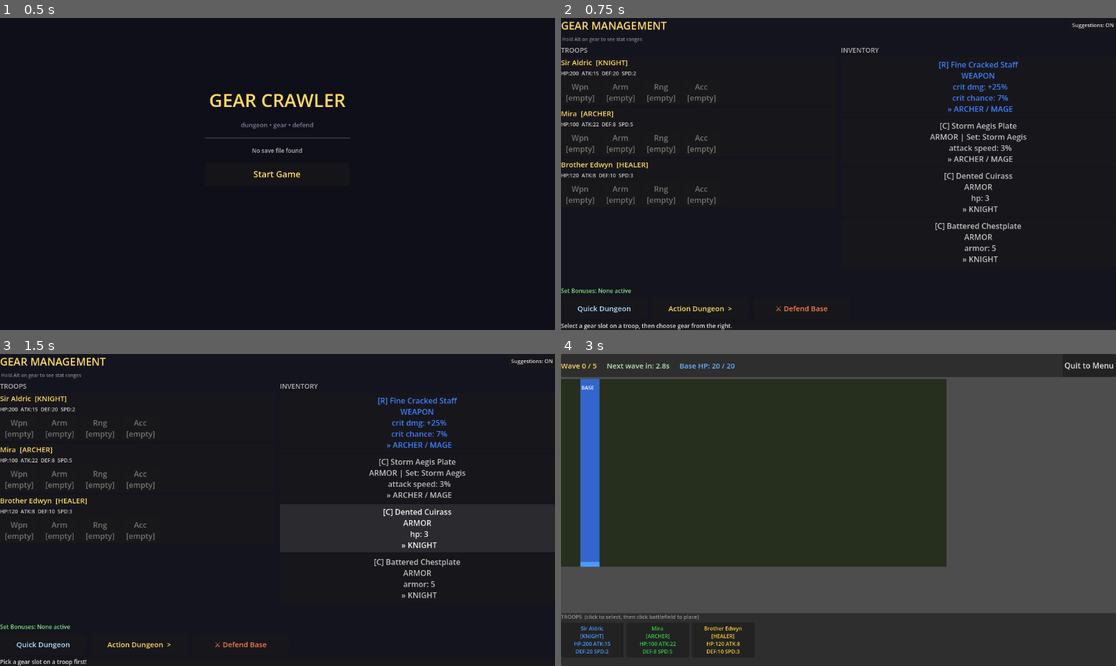
Above: before the commit, frames 1-4 (two rows, left to right).
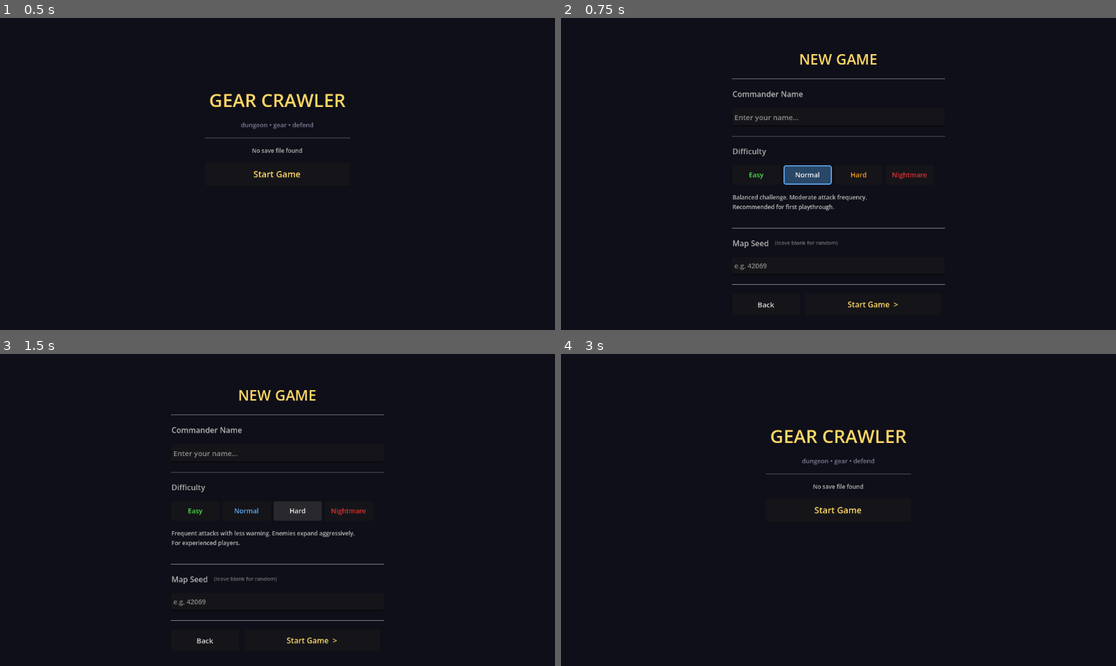
Above: after the commit, the same moments.

Repository: imHuko/fantasy-crawler-autobattler
Game: Godot game, scene res://scenes/main_menu.tscn
Same seed, same stepped clock (60 frames per second), same inputs: the game is played once before the commit and once after it.
Inputs (mouse positions are in pixels of both pictures, inside the frame that each line leads up to):
- Up to frame 1 (0.5 s): no input
- Up to frame 2 (0.75 s): click "Start Game" at 0.5 s
- Up to frame 3 (1.5 s): click (299, 510) at 1.25 s, where only the run after the commit has a clickable "Hard"
- Up to frame 4 (3 s): click (910, 510) at 2 s, where only the run after the commit has a clickable "Nightmare"; click (766, 641) at 2.75 s, where only the run after the commit has a clickable "Back"

Frame 1 is identical in both runs. In frame 2, 7.0% of the frame differs, in the area x 0-100%, y 1-100%; in frame 3, 13%; in frame 4, 96%, in the area x 0-100%, y 0-100%.

Commit message:
new game screen
seed and difficulties

Diff:
--- a/autoloads/player_inventory.gd
+++ b/autoloads/player_inventory.gd
@@ -11,6 +11,17 @@
 
 # Current stage/progression value
 var current_stage: int = 1
+
+# Game setup
+var player_name: String = "Commander"
+var map_seed: int = 0
+var difficulty: String = "Normal"
+var difficulty_settings: Dictionary = {
+	"attack_frequency": 0.6,
+	"warning_turns": 3,
+	"force_size": 1.0,
+	"enemy_expansion": 0.7,
+}
 
 # -------------------------------------------------------
 # Talent hooks for gear quality system
--- a/autoloads/save_manager.gd
+++ b/autoloads/save_manager.gd
@@ -13,6 +13,10 @@
 		"gear_count": PlayerInventory.gear_inventory.size(),
 		"troop_count": PlayerInventory.troop_roster.size(),
 		"talents": PlayerInventory.talents,
+		"player_name": PlayerInventory.player_name,
+		"map_seed": PlayerInventory.map_seed,
+		"difficulty": PlayerInventory.difficulty,
+		"difficulty_settings": PlayerInventory.difficulty_settings,
 		"gear": [],
 		"troops": [],
 	}
@@ -72,6 +76,10 @@
 
 	PlayerInventory.current_stage = data.get("stage", 1)
 	PlayerInventory.unlocked_troop_slots = data.get("unlocked_slots", 3)
+	PlayerInventory.player_name = data.get("player_name", "Commander")
+	PlayerInventory.map_seed = data.get("map_seed", 0)
+	PlayerInventory.difficulty = data.get("difficulty", "Normal")
+	PlayerInventory.difficulty_settings = data.get("difficulty_settings", PlayerInventory.difficulty_settings)
 	if data.has("talents"):
 		for key in data["talents"]:
 			if PlayerInventory.talents.has(key):
--- a/scenes/main_menu.gd
+++ b/scenes/main_menu.gd
@@ -95,8 +95,7 @@
 	get_tree().change_scene_to_file("res://scenes/management_screen.tscn")
 
 func _on_new_game() -> void:
-	SaveManager.new_game()
-	get_tree().change_scene_to_file("res://scenes/management_screen.tscn")
+	get_tree().change_scene_to_file("res://scenes/new_game_screen.tscn")
 
 func _on_delete_save() -> void:
 	if FileAccess.file_exists(SAVE_PATH):
--- /dev/null
+++ b/scenes/new_game_screen.gd
@@ -0,0 +1,215 @@
+extends Control
+
+# -------------------------------------------------------
+# New Game Setup Screen
+# Player name, difficulty, map seed
+# -------------------------------------------------------
+
+const DIFFICULTIES = {
+	"Easy": {
+		"desc": "Relaxed pace. Attacks are rare and telegraphed well in advance.\nGood for learning the game.",
+		"attack_frequency": 0.3,
+		"warning_turns": 4,
+		"force_size": 0.6,
+		"enemy_expansion": 0.4,
+		"color": Color(0.3, 0.9, 0.3),
+	},
+	"Normal": {
+		"desc": "Balanced challenge. Moderate attack frequency.\nRecommended for first playthrough.",
+		"attack_frequency": 0.6,
+		"warning_turns": 3,
+		"force_size": 1.0,
+		"enemy_expansion": 0.7,
+		"color": Color(0.4, 0.7, 1.0),
+	},
+	"Hard": {
+		"desc": "Frequent attacks with less warning. Enemies expand aggressively.\nFor experienced players.",
+		"attack_frequency": 1.0,
+		"warning_turns": 2,
+		"force_size": 1.4,
+		"enemy_expansion": 1.1,
+		"color": Color(1.0, 0.65, 0.1),
+	},
+	"Nightmare": {
+		"desc": "Relentless pressure. Multiple simultaneous attacks.\nMinimal warning. No mercy.",
+		"attack_frequency": 1.8,
+		"warning_turns": 1,
+		"force_size": 2.0,
+		"enemy_expansion": 1.8,
+		"color": Color(0.9, 0.2, 0.2),
+	},
+}
+
+var selected_difficulty: String = "Normal"
+var player_name_field: LineEdit
+var seed_field: LineEdit
+var desc_label: Label
+var diff_buttons: Dictionary = {}
+
+func _ready() -> void:
+	_build_ui()
+
+func _build_ui() -> void:
+	var bg = ColorRect.new()
+	bg.color = Color(0.06, 0.06, 0.10)
+	bg.set_anchors_preset(Control.PRESET_FULL_RECT)
+	add_child(bg)
+
+	var center = VBoxContainer.new()
+	center.set_anchors_preset(Control.PRESET_CENTER)
+	center.add_theme_constant_override("separation", 18)
+	center.position -= Vector2(220, 260)
+	center.custom_minimum_size = Vector2(440, 520)
+	add_child(center)
+
+	# Title
+	var title = Label.new()
+	title.text = "NEW GAME"
+	title.add_theme_font_size_override("font_size", 30)
+	title.add_theme_color_override("font_color", Color(1, 0.85, 0.4))
+	title.horizontal_alignment = HORIZONTAL_ALIGNMENT_CENTER
+	center.add_child(title)
+
+	var sep1 = HSeparator.new()
+	center.add_child(sep1)
+
+	# Player name
+	var name_label = Label.new()
+	name_label.text = "Commander Name"
+	name_label.add_theme_color_override("font_color", Color(0.7, 0.7, 0.7))
+	center.add_child(name_label)
+
+	player_name_field = LineEdit.new()
+	player_name_field.placeholder_text = "Enter your name..."
+	player_name_field.custom_minimum_size = Vector2(440, 38)
+	player_name_field.add_theme_font_size_override("font_size", 15)
+	center.add_child(player_name_field)
+
+	var sep2 = HSeparator.new()
+	center.add_child(sep2)
+
+	# Difficulty
+	var diff_label = Label.new()
+	diff_label.text = "Difficulty"
+	diff_label.add_theme_color_override("font_color", Color(0.7, 0.7, 0.7))
+	center.add_child(diff_label)
+
+	var diff_hbox = HBoxContainer.new()
+	diff_hbox.add_theme_constant_override("separation", 6)
+	center.add_child(diff_hbox)
+
+	for diff_name in DIFFICULTIES:
+		var btn = Button.new()
+		btn.text = diff_name
+		btn.custom_minimum_size = Vector2(100, 40)
+		btn.add_theme_font_size_override("font_size", 14)
+		btn.add_theme_color_override("font_color", DIFFICULTIES[diff_name]["color"])
+		btn.pressed.connect(_on_difficulty_selected.bind(diff_name))
+		diff_hbox.add_child(btn)
+		diff_buttons[diff_name] = btn
+
+	# Difficulty description
+	desc_label = Label.new()
+	desc_label.custom_minimum_size = Vector2(440, 52)
+	desc_label.add_theme_font_size_override("font_size", 12)
+	desc_label.add_theme_color_override("font_color", Color(0.75, 0.75, 0.75))
+	desc_label.autowrap_mode = TextServer.AUTOWRAP_WORD
+	center.add_child(desc_label)
+
+	var sep3 = HSeparator.new()
+	center.add_child(sep3)
+
+	# Map seed
+	var seed_hbox = HBoxContainer.new()
+	center.add_child(seed_hbox)
+
+	var seed_label = Label.new()
+	seed_label.text = "Map Seed  "
+	seed_label.add_theme_color_override("font_color", Color(0.7, 0.7, 0.7))
+	seed_hbox.add_child(seed_label)
+
+	var seed_hint = Label.new()
+	seed_hint.text = "(leave blank for random)"
+	seed_hint.add_theme_font_size_override("font_size", 11)
+	seed_hint.add_theme_color_override("font_color", Color(0.45, 0.45, 0.45))
+	seed_hbox.add_child(seed_hint)
+
+	seed_field = LineEdit.new()
+	seed_field.placeholder_text = "e.g. 42069"
+	seed_field.custom_minimum_size = Vector2(440, 36)
+	seed_field.add_theme_font_size_override("font_size", 14)
+	center.add_child(seed_field)
+
+	var sep4 = HSeparator.new()
+	center.add_child(sep4)
+
+	# Buttons row
+	var btn_hbox = HBoxContainer.new()
+	btn_hbox.add_theme_constant_override("separation", 12)
+	center.add_child(btn_hbox)
+
+	var back_btn = Button.new()
+	back_btn.text = "Back"
+	back_btn.custom_minimum_size = Vector2(140, 44)
+	back_btn.add_theme_font_size_override("font_size", 15)
+	back_btn.pressed.connect(func(): get_tree().change_scene_to_file("res://scenes/main_menu.tscn"))
+	btn_hbox.add_child(back_btn)
+
+	var start_btn = Button.new()
+	start_btn.text = "Start Game  >"
+	start_btn.custom_minimum_size = Vector2(280, 44)
+	start_btn.add_theme_font_size_override("font_size", 16)
+	start_btn.add_theme_color_override("font_color", Color(1, 0.85, 0.4))
+	start_btn.pressed.connect(_on_start)
+	btn_hbox.add_child(start_btn)
+
+	# Set default difficulty
+	_on_difficulty_selected("Normal")
+
+func _on_difficulty_selected(diff_name: String) -> void:
+	selected_difficulty = diff_name
+	desc_label.text = DIFFICULTIES[diff_name]["desc"]
+
+	# Highlight selected button
+	for name in diff_buttons:
+		var btn = diff_buttons[name]
+		if name == diff_name:
+			btn.add_theme_color_override("font_color", Color(1, 1, 1))
+			btn.add_theme_stylebox_override("normal", _make_highlight_style(DIFFICULTIES[name]["color"]))
+		else:
+			btn.add_theme_color_override("font_color", DIFFICULTIES[name]["color"])
+			btn.remove_theme_stylebox_override("normal")
+
+func _make_highlight_style(col: Color) -> StyleBoxFlat:
+	var style = StyleBoxFlat.new()
+	style.bg_color = col.darkened(0.6)
+	style.border_color = col
+	style.set_border_width_all(2)
+	style.set_corner_radius_all(4)
+	return style
+
+func _on_start() -> void:
+	var pname = player_name_field.text.strip_edges()
+	if pname == "":
+		pname = "Commander"
+
+	# Parse seed
+	var seed_text = seed_field.text.strip_edges()
+	var map_seed = 0
+	if seed_text != "":
+		if seed_text.is_valid_int():
+			map_seed = seed_text.to_int()
+		else:
+			# Hash the string so text seeds work too
+			map_seed = seed_text.hash()
+	else:
+		map_seed = randi()
+
+	# Store in PlayerInventory
+	PlayerInventory.player_name = pname
+	PlayerInventory.map_seed = map_seed
+	PlayerInventory.difficulty = selected_difficulty
+	PlayerInventory.difficulty_settings = DIFFICULTIES[selected_difficulty]
+
+	SaveManager.new_game()
+	get_tree().change_scene_to_file("res://scenes/management_screen.tscn")
--- /dev/null
+++ b/scenes/new_game_screen.tscn
@@ -0,0 +1,10 @@
+[gd_scene load_steps=2 format=3 uid="uid://new_game_screen"]
+
+[ext_resource type="Script" path="res://scenes/new_game_screen.gd" id="1_ng"]
+
+[node name="NewGameScreen" type="Control"]
+layout_mode = 3
+anchors_preset = 15
+anchor_right = 1.0
+anchor_bottom = 1.0
+script = ExtResource("1_ng")
Not shown, added: scenes/new_game_screen.gd.uid
